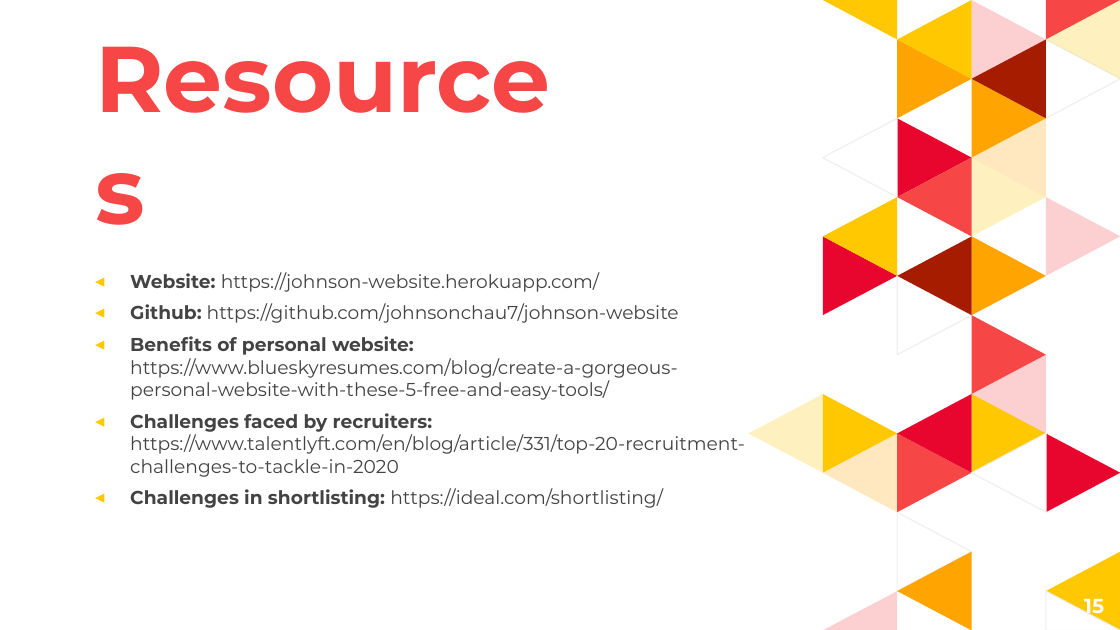
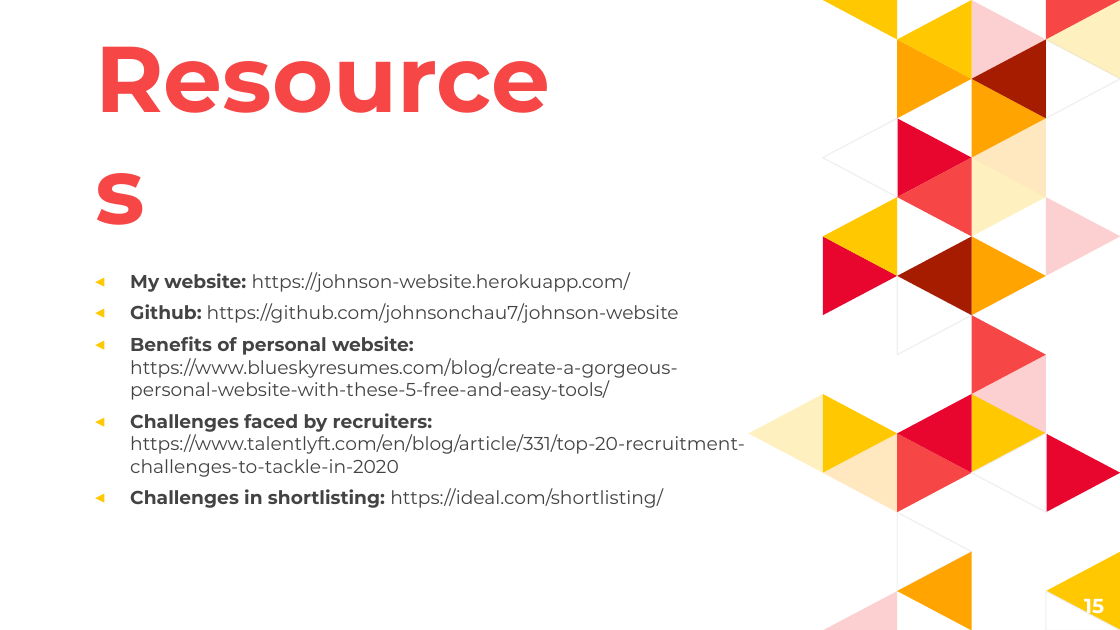
Before and after one commit to johnsonchau7/johnson-website, a slide deck: slide 15 of Johnson's-website-slides.pptx. Drawn at 1120x630 pixels with LibreOffice and Linux fonts; fonts in the diff are those of the drawing. Boxes give left, top, right and bottom in pixels: in the first picture for what was removed or moved away, otherwise in the second. Text is boxed around its words. In the diff, an @@ line names an element or a change of style, - is before the commit and + after.

```diff
--- a/Johnson's-website-slides.pptx
+++ b/Johnson's-website-slides.pptx
@@ subtitle at <box>130,272,630,292</box>: text changed @@
-◂ Website: https://johnson-website.herokuapp.com/
+◂ My website: https://johnson-website.herokuapp.com/
```
Also in this commit, not shown: 3 other slides changed, 6 other files.
